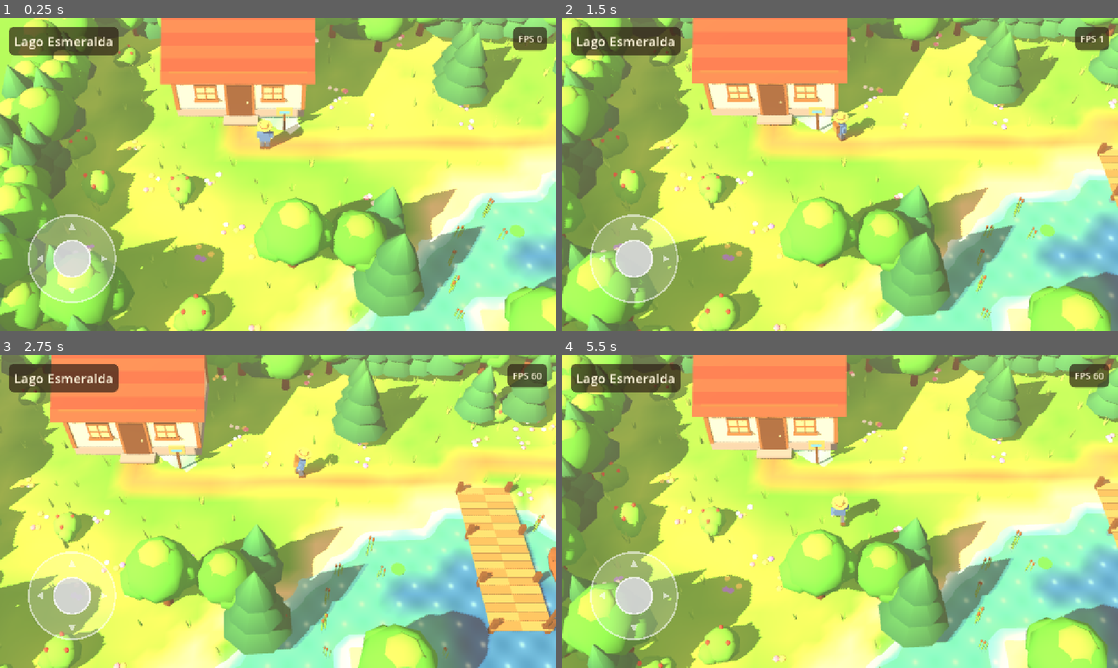
Above: before the commit, frames 1-4 (two rows, left to right).
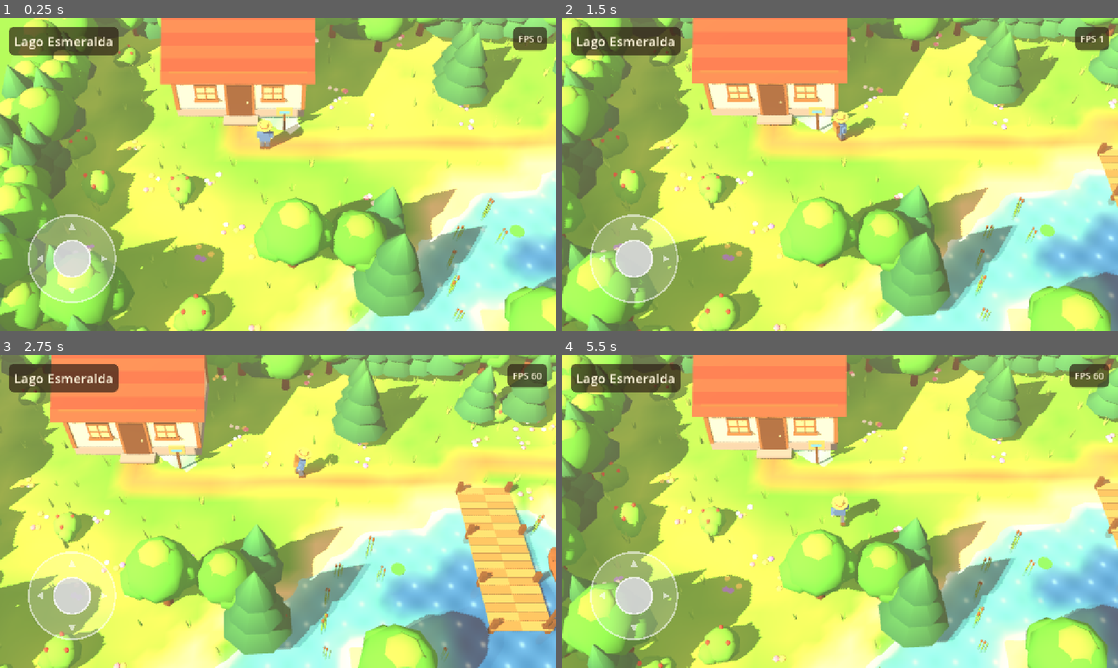
Above: after the commit, the same moments.

Repository: davix08/meu-game-studio.
Game: Godot game, scene res://scenes/main.tscn
The game is run twice, just before and just after one commit, with the same random seed, the same clock (stepped at 60 frames per second) and the same inputs.
Inputs (mouse positions are in pixels of both pictures, inside the frame that each line leads up to):
- Up to frame 1 (0.25 s): no input
- Up to frame 2 (1.5 s): drag from (634, 259) to (895, 105) at 0.52 s; drag from (728, 190) to (812, 237) at 1.27 s
- Up to frame 3 (2.75 s): move the mouse to (333, 442) at 2.02 s; hold D from 2.03 s (still down); hold Shift from 2.03 s (still down)
- Up to frame 4 (5.5 s): release D at 2.75 s; release Shift at 2.75 s; drag from (812, 574) to (673, 464) at 2.77 s; move the mouse to (1006, 558) at 3.52 s; hold A 3.53-4.25 s; hold Shift 3.53-4.25 s; drag from (673, 464) to (756, 433) at 4.27 s; move the mouse to (867, 511) at 5.02 s; hold S from 5.03 s (still down); hold Shift from 5.03 s (still down); click (867, 511) at 5.17 s

The runs differ from the first frame. In frame 1, 5.0% of the frame differs, in the area x 16-100%, y 0-100%; in frame 2, 5.8%; in frame 3, 6.0%, in the area x 0-100%, y 0-100%; in frame 4, 6.0%.

Commit message:
feat: story 002 3D skeleton (terrain, lake, camera, fisherman, stick)
Story: lakebound-aventura-de-pesca/002

Co-Authored-By: Claude Opus 5.5 <noreply@anthropic.com>
Claude-Session: https://claude.ai/code/session_01Ty7beVrwmvxcr7r22LhXd1

Diff:
--- a/src/world/lake_terrain.gd
+++ b/src/world/lake_terrain.gd
@@ -152,13 +152,19 @@
 	material_override = material
 	cast_shadow = GeometryInstance3D.SHADOW_CASTING_SETTING_OFF
 
-	# Skirt: a flat quad far beyond the map edges.
+	# Skirt: four flat strips OUTSIDE the 48x34 grid (north, south, west, east) at the land
+	# height, so nothing covers the interior (the lake bed stays visible under the water).
 	var pad: float = look.num("terrain", "skirt_margin")
-	var sy: float = look.num("terrain", "skirt_height")
 	var w: float = float(WorldGrid.WIDTH)
 	var hgt: float = float(WorldGrid.HEIGHT)
+	var skirt_color: Color = look.color("colors", "skirt")
 	var skirt_builder := MeshBuilder.new()
-	skirt_builder.add_quad(Vector3(-pad, sy, -pad), Vector3(w + pad, sy, -pad), Vector3(w + pad, sy, hgt + pad), Vector3(-pad, sy, hgt + pad), look.color("colors", "skirt"), Vector3.UP)
+	for strip: Rect2 in [Rect2(-pad, -pad, w + pad * 2.0, pad), Rect2(-pad, hgt, w + pad * 2.0, pad), Rect2(-pad, 0.0, pad, hgt), Rect2(w, 0.0, pad, hgt)]:
+		var x0: float = strip.position.x
+		var z0: float = strip.position.y
+		var x1: float = strip.end.x
+		var z1: float = strip.end.y
+		skirt_builder.add_quad(Vector3(x0, land_h, z0), Vector3(x1, land_h, z0), Vector3(x1, land_h, z1), Vector3(x0, land_h, z1), skirt_color, Vector3.UP)
 	var skirt := MeshInstance3D.new()
 	skirt.mesh = skirt_builder.build()
 	skirt.material_override = material
--- a/src/world/lake_world.gd
+++ b/src/world/lake_world.gd
@@ -58,7 +58,7 @@
 		var puff: MeshInstance3D = _smoke[i]
 		puff.position = _smoke_origin + Vector3(t * _smoke_drift + sin(t * 6.0 + float(i)) * 0.15, t * _smoke_rise, 0.0)
 		# Grows then shrinks to nothing, so no transparency is needed.
-		puff.scale = Vector3.ONE * (sin(t * PI) * _smoke_size)
+		puff.scale = Vector3.ONE * maxf(sin(t * PI) * _smoke_size, 0.001)
 
 
 func _build_light(look: WorldLook) -> void:
--- a/src/world/mesh_builder.gd
+++ b/src/world/mesh_builder.gd
@@ -24,6 +24,7 @@
 static func make_material(roughness: float) -> StandardMaterial3D:
 	var mat := StandardMaterial3D.new()
 	mat.vertex_color_use_as_albedo = true
+	mat.vertex_color_is_srgb = true
 	mat.cull_mode = BaseMaterial3D.CULL_DISABLED
 	mat.diffuse_mode = BaseMaterial3D.DIFFUSE_LAMBERT
 	mat.specular_mode = BaseMaterial3D.SPECULAR_DISABLED
Not shown, changed: production/epics/lakebound-aventura-de-pesca/story-002-esqueleto-3d.md
